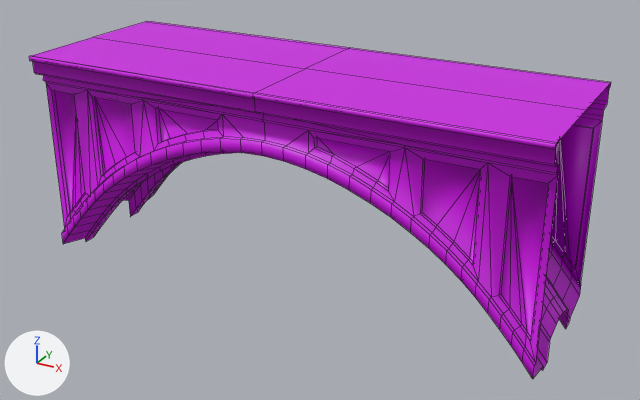
The FBX model Assets/Project/Art/Environment/Kit Jardins/SM_GiantArch.fbx, before and after one commit.
Camera for both pictures: a 50 mm lens placed at (6.6, -0.8, 26.0), pointed at (-10.1, 29.6, 10.8). Every picture has the same lights, and +X, +Y and +Z are marked at lower left. Mesh edges are drawn as thin lines. Where no turn or scale is listed for an object, it has been applied to the vertices.

Objects in the first picture: 'SM_GiantArch'.
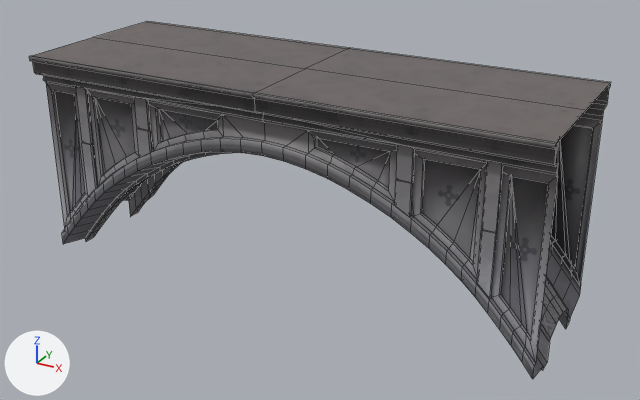
Location of each change, [x1, y1, x2, y2] in pixels of the pictures (640 x 400 px):
'SM_GiantArch', surface changed, reshaped (pink to grey): [29, 21, 611, 379] in both
part 1 of me_sm_giantarch_003, added: after [395, 145, 414, 216]
part 2 of me_sm_giantarch_003, added: after [477, 161, 503, 298]
part 3 of me_sm_giantarch_003, added: after [134, 97, 152, 157]
part 4 of me_sm_giantarch_003, added: after [75, 86, 98, 196]

What changed in the scene script:
```text
Add img_t_archgarden_d_png:
    img_t_archgarden_d_png = load_image('T_ArchGarden_D.png', 'WallTower/T_ArchGarden_D.png', 2048, 2048, 'sRGB')
Change mat_t_archgarden_001:
    remove mat_t_archgarden_001.base_color = (0.636, 0.0, 0.8)  # pink #d100e7
    add mat_t_archgarden_001.texture = img_t_archgarden_d_png
Change me_sm_giantarch_003:
    used by ob_sm_giantarch; location = (0.0, 25.6, 15.0)
    remove me_sm_giantarch_003.from_pydata(...)  # 868 vertices, 860 faces; spans x -22.0..0.5, y 0.1..7.9, z -8.2..1.4
    add me_sm_giantarch_003.from_pydata(...)  # 1028 vertices, 972 faces; spans x -22.0..0.5, y 0.1..7.9, z -8.2..1.4
    me_sm_giantarch_003 part 1: a new loose piece of 20 vertices spanning x -5.2..-4.6, y 0.7..0.8, z -2.4..0.2, in mat_t_archgarden_001 (picture img_t_archgarden_d_png)
    me_sm_giantarch_003 part 2: a new loose piece of 20 vertices spanning x -1.9..-1.4, y 0.7..0.8, z -4.9..0.2, in mat_t_archgarden_001 (picture img_t_archgarden_d_png)
    me_sm_giantarch_003 part 3: a new loose piece of 20 vertices spanning x -17.0..-16.4, y 0.7..0.8, z -2.4..0.2, in mat_t_archgarden_001 (picture img_t_archgarden_d_png)
    me_sm_giantarch_003 part 4: a new loose piece of 20 vertices spanning x -20.2..-19.7, y 0.7..0.8, z -4.9..0.2, in mat_t_archgarden_001 (picture img_t_archgarden_d_png)
```
